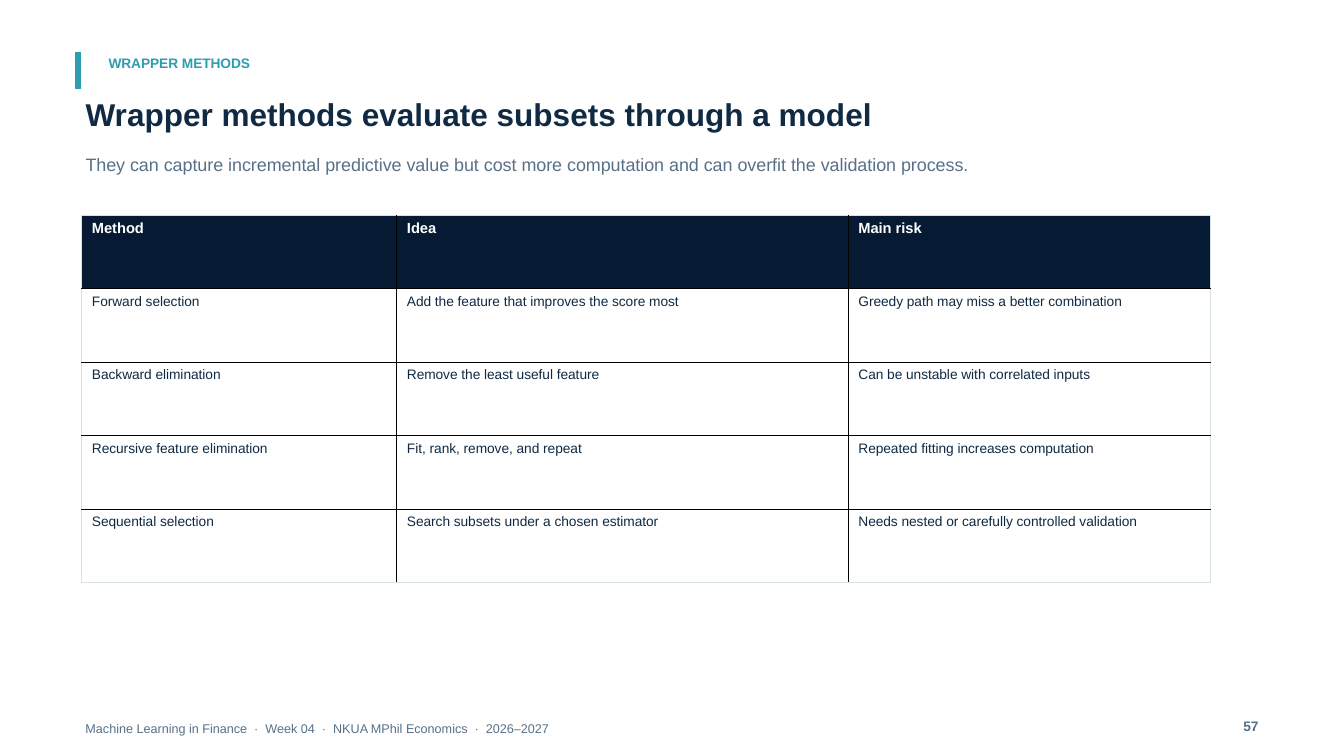
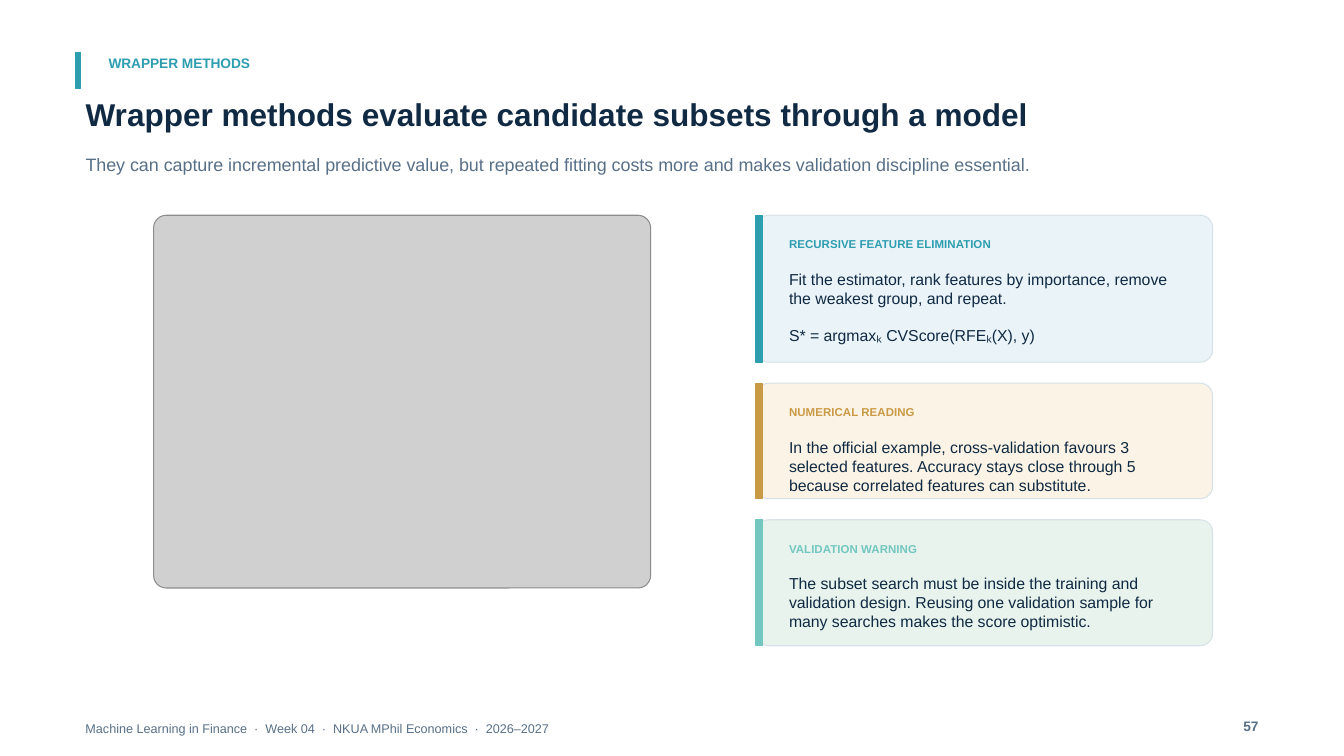
Before and after one commit to fkottas/Teaching-Courses, a slide deck: slide 57 of Machine Learning in Finance/2026-2027/lectures/week-04/slides/Lecture_04_Feature_Engineering_for_Financial_Data_2026-2027.pptx. Drawn at 1344x756 pixels with LibreOffice and Linux fonts; fonts in the diff are those of the drawing; grey boxes stand for pictures. Boxes give left, top, right and bottom in pixels: in the first picture for what was removed or moved away, otherwise in the second. Text is boxed around its words. In the diff, an @@ line names an element or a change of style, - is before the commit and + after.

Commit message:
Upgrade Week 4 feature-selection teaching materials

```diff
--- a/Machine Learning in Finance/2026-2027/lectures/week-04/slides/Lecture_04_Feature_Engineering_for_Financial_Data_2026-2027.pptx
+++ b/Machine Learning in Finance/2026-2027/lectures/week-04/slides/Lecture_04_Feature_Engineering_for_Financial_Data_2026-2027.pptx
@@ text at [86, 103, 1028, 132]: text changed @@
-Wrapper methods evaluate subsets through a model
+Wrapper methods evaluate candidate subsets through a model
@@ text at [86, 158, 1029, 175]: text changed @@
-They can capture incremental predictive value but cost more computation and can overfit the validation process.
+They can capture incremental predictive value, but repeated fitting costs more and makes validation discipline essential.
@@ table removed at [82, 216, 1210, 584], 5 rows, 3 columns @@
-Method | Idea | Main risk
-Forward selection | Add the feature that improves the score most | Greedy path may miss a better combination
-Backward elimination | Remove the least useful feature | Can be unstable with correlated inputs
-Recursive feature elimination | Fit, rank, remove, and repeat | Repeated fitting increases computation
-Sequential selection | Search subsets under a chosen estimator | Needs nested or carefully controlled validation
@@ picture added at [153, 216, 650, 589] @@
@@ rounded rectangle added at [756, 216, 1213, 363], fill #EAF3F7, outline #D6E2E8 0.75 pt @@
@@ rectangle added at [756, 216, 762, 363], fill #2D9DB0, outline #2D9DB0 0.75 pt @@
@@ text added at [789, 240, 991, 248], 8.2 pt, text #2D9DB0, bold @@
+RECURSIVE FEATURE ELIMINATION
@@ text added at [789, 273, 1168, 345], 11.2 pt, text #102A43 @@
+Fit the estimator, rank features by importance, remove the weakest group, and repeat.
+S* = argmaxₖ CVScore(RFEₖ(X), y)
@@ rounded rectangle added at [756, 383, 1213, 499], fill #FBF3E5, outline #D6E2E8 0.75 pt @@
@@ rectangle added at [756, 383, 762, 499], fill #C99A45, outline #C99A45 0.75 pt @@
@@ text added at [789, 408, 914, 416], 8.2 pt, text #C99A45, bold @@
+NUMERICAL READING
@@ text added at [789, 441, 1136, 491], 11.2 pt, text #102A43 @@
+In the official example, cross-validation favours 3 selected features. Accuracy stays close through 5 because correlated features can substitute.
@@ rounded rectangle added at [756, 520, 1213, 646], fill #E7F3EC, outline #D6E2E8 0.75 pt @@
@@ rectangle added at [756, 520, 762, 646], fill #72C7C0, outline #72C7C0 0.75 pt @@
@@ text added at [789, 545, 917, 553], 8.2 pt, text #72C7C0, bold @@
+VALIDATION WARNING
@@ text added at [789, 577, 1153, 631], 11.2 pt, text #102A43 @@
+The subset search must be inside the training and validation design. Reusing one validation sample for many searches makes the score optimistic.
```
Also in this commit, not shown: 8 other slides changed, 4 slides added, 4 slides removed, 7 other files.
